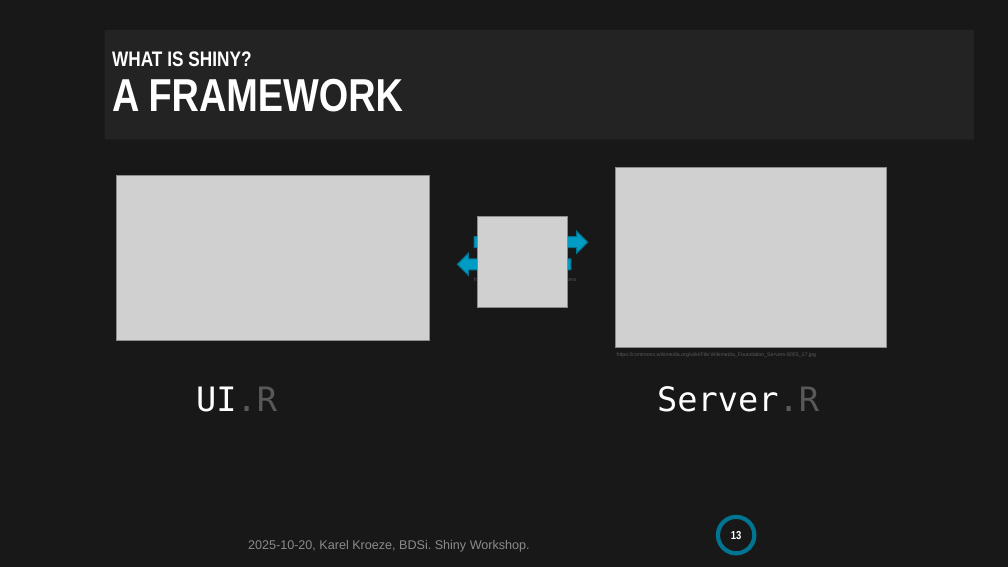
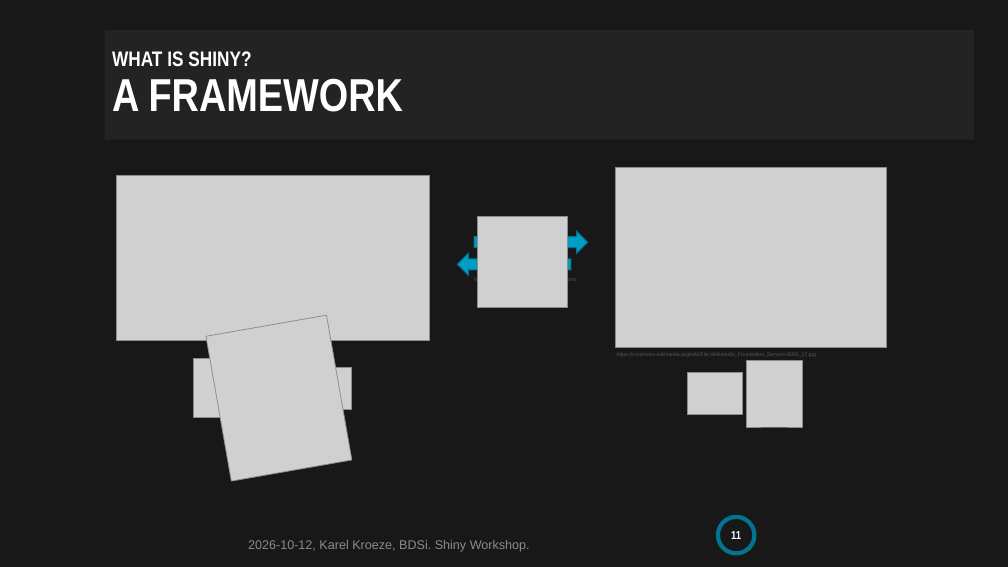
Before and after one commit to BDSI-Utwente/shiny-workshop, a slide deck: slide 11 of slides/shiny-workshop.pptx (slide 13 before the commit). Drawn at 1008x567 pixels with LibreOffice and Linux fonts; fonts in the diff are those of the drawing; grey boxes stand for pictures; background and template pictures are left out. Boxes give left, top, right and bottom in pixels: in the first picture for what was removed or moved away, otherwise in the second. Text is boxed around its words. In the diff, an @@ line names an element or a change of style, - is before the commit and + after.

```diff
--- a/slides/shiny-workshop.pptx
+++ b/slides/shiny-workshop.pptx
@@ picture added at box(206, 315, 352, 481) @@
@@ picture added at box(194, 358, 253, 417) @@
@@ picture added at box(256, 358, 298, 417) @@
@@ text removed at box(196, 386, 277, 412) @@
-UI.R
@@ picture added at box(310, 368, 352, 409) @@
@@ text removed at box(657, 386, 819, 412) @@
-Server.R
@@ picture added at box(687, 373, 742, 415) @@
@@ picture added at box(747, 361, 802, 427) @@
@@ page number at box(731, 531, 741, 539): text changed @@
-13
+11
@@ text at box(248, 540, 530, 552): text changed @@
-2025-10-20, Karel Kroeze, BDSi. Shiny Workshop.
+2026-10-12, Karel Kroeze, BDSi. Shiny Workshop.
```
Also in this commit, not shown: 21 other slides changed, 1 slide added, 1 other file.
